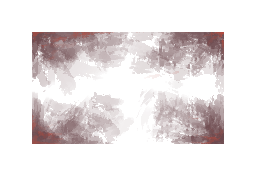
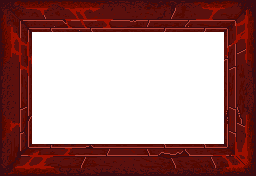
Comparing the layer stacks of the two 256px x 176px images. Changes:
hid group "dirts" (1st of 2) (4 layers) over left=32, top=32, right=224, bottom=144
showed group "border" (2 layers) over left=0, top=0, right=256, bottom=176
